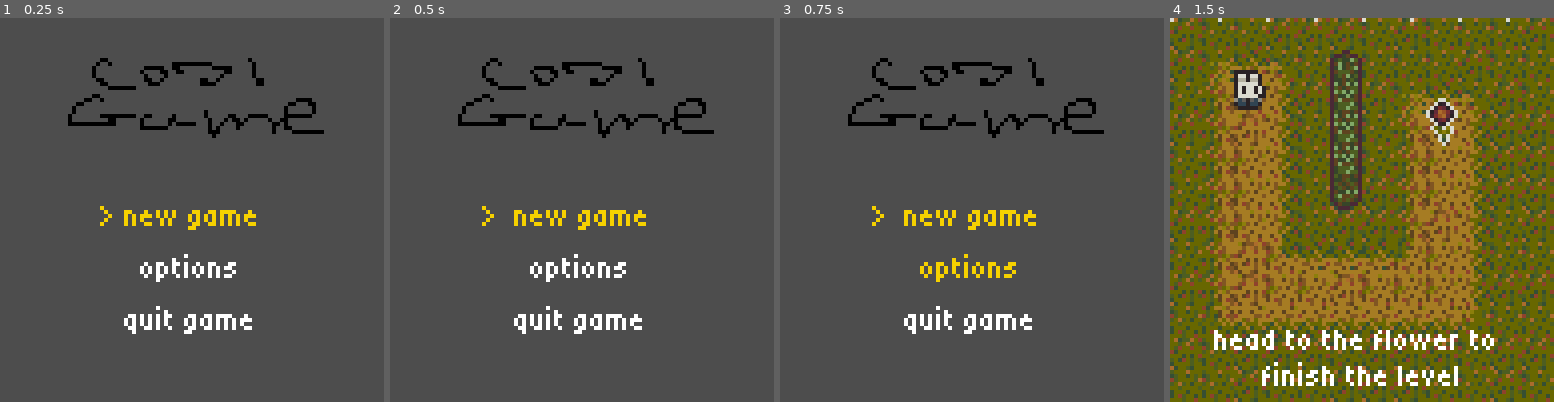
Above: before the commit, frames 1-4 (left to right).
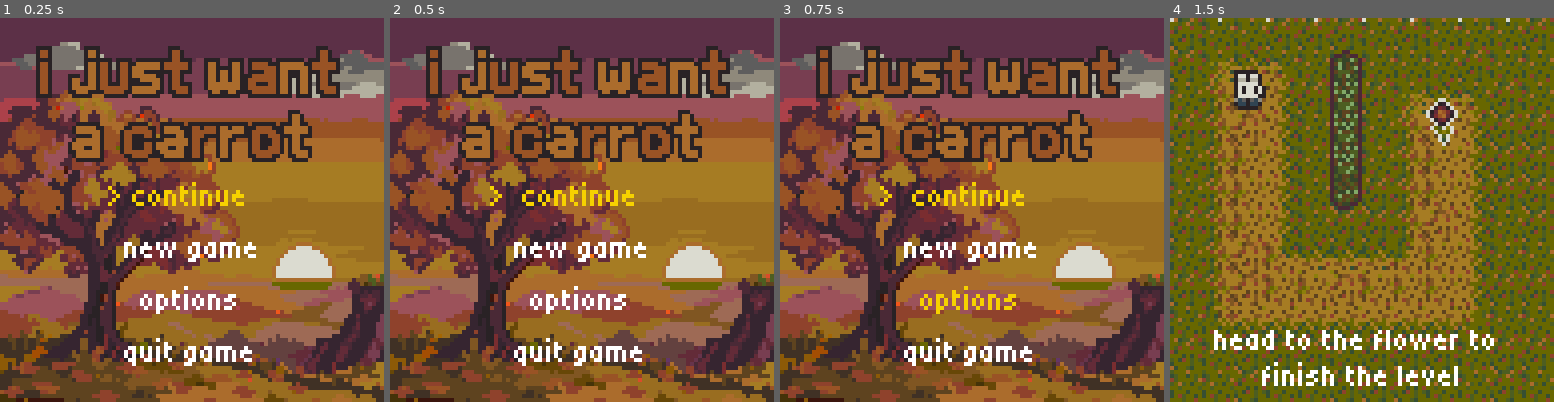
Above: after the commit, the same moments.

Repository: Someone68/cozyfall
Game: Godot game, scene res://scenes/main_menu.tscn
Two runs of this game, one before a commit and one after it. Both use one fixed random seed, a clock stepped at 60 frames per second and the inputs below.
Inputs:
- Up to frame 1 (0.25 s): no input
- Up to frame 2 (0.5 s): no input
- Up to frame 3 (0.75 s): click "options" at 0.5 s
- Up to frame 4 (1.5 s): click "> new game" (after the commit: "new game") at 1.25 s

The runs differ from the first frame. In frame 1, 98% of the frame differs, in the area x 0-100%, y 0-100%; in frame 2, 98%; in frame 3, 98%; in frame 4, nothing differs.
Error after the commit: Invalid assignment of property or key 'visible' with value of type 'bool' on a base object of type 'null instance'. (res://scripts/main_menu.gd:7)

Commit message:
add bg to main menu

Diff:
--- a/scenes/main_menu.tscn
+++ b/scenes/main_menu.tscn
@@ -1,9 +1,9 @@
 [gd_scene format=3 uid="uid://c0q6qq7236nwx"]
 
 [ext_resource type="Theme" uid="uid://cdv0csb0dp43j" path="res://themes/menu_theme.tres" id="1_wu84c"]
-[ext_resource type="Texture2D" uid="uid://c6ce7gf36vi3j" path="res://sprites/title_placeholder.png" id="2_bqqt6"]
 [ext_resource type="Script" uid="uid://dofm4sk6amm4w" path="res://scripts/main_menu.gd" id="2_wu84c"]
 [ext_resource type="PackedScene" uid="uid://benrrbluvikv8" path="res://scenes/warn.tscn" id="3_8ln24"]
+[ext_resource type="Texture2D" uid="uid://x74hxhod55fl" path="res://sprites/rabbit-carrot-cover-art.png" id="3_rtw2f"]
 [ext_resource type="PackedScene" uid="uid://b3ywq4cn53b52" path="res://scenes/select_menu.tscn" id="4_wu84c"]
 
 [node name="Control" type="Control" unique_id=1926708940]
@@ -13,6 +13,12 @@
 offset_bottom = 96.0
 script = ExtResource("2_wu84c")
 WARN_SCREEN = ExtResource("3_8ln24")
+
+[node name="TextureRect" type="TextureRect" parent="." unique_id=672573759]
+layout_mode = 0
+offset_right = 96.0
+offset_bottom = 96.0
+texture = ExtResource("3_rtw2f")
 
 [node name="MainMenu" type="MarginContainer" parent="." unique_id=1471543239]
 layout_mode = 1
@@ -30,43 +36,36 @@
 [node name="VBoxContainer" type="VBoxContainer" parent="MainMenu" unique_id=908047947]
 layout_mode = 2
 theme_override_constants/separation = 7
+alignment = 2
 
-[node name="TextureRect" type="TextureRect" parent="MainMenu/VBoxContainer" unique_id=463689465]
-layout_mode = 2
-texture = ExtResource("2_bqqt6")
-
-[node name="CenterContainer" type="CenterContainer" parent="MainMenu/VBoxContainer" unique_id=1881877339]
-custom_minimum_size = Vector2(0, 48)
+[node name="SelectMenu" parent="MainMenu/VBoxContainer" unique_id=647501129 instance=ExtResource("4_wu84c")]
 layout_mode = 2
 
-[node name="SelectMenu" parent="MainMenu/VBoxContainer/CenterContainer" unique_id=647501129 instance=ExtResource("4_wu84c")]
+[node name="Continue" type="Button" parent="MainMenu/VBoxContainer/SelectMenu" unique_id=615869429]
 layout_mode = 2
-
-[node name="Continue" type="Button" parent="MainMenu/VBoxContainer/CenterContainer/SelectMenu" unique_id=615869429]
 focus_mode = 0
-layout_mode = 2
 text = "continue"
 flat = true
 
-[node name="NewGame" type="Button" parent="MainMenu/VBoxContainer/CenterContainer/SelectMenu" unique_id=1531426439]
+[node name="NewGame" type="Button" parent="MainMenu/VBoxContainer/SelectMenu" unique_id=1531426439]
+layout_mode = 2
 focus_mode = 0
-layout_mode = 2
 text = "new game"
 flat = true
 
-[node name="Options" type="Button" parent="MainMenu/VBoxContainer/CenterContainer/SelectMenu" unique_id=578380013]
+[node name="Options" type="Button" parent="MainMenu/VBoxContainer/SelectMenu" unique_id=578380013]
+layout_mode = 2
 focus_mode = 0
-layout_mode = 2
 text = "options"
 flat = true
 
-[node name="Quit" type="Button" parent="MainMenu/VBoxContainer/CenterContainer/SelectMenu" unique_id=1581533968]
+[node name="Quit" type="Button" parent="MainMenu/VBoxContainer/SelectMenu" unique_id=1581533968]
+layout_mode = 2
 focus_mode = 0
-layout_mode = 2
 text = "quit game"
 flat = true
 
-[connection signal="item_selected" from="MainMenu/VBoxContainer/CenterContainer/SelectMenu" to="." method="_on_select_menu_item_selected"]
-[connection signal="pressed" from="MainMenu/VBoxContainer/CenterContainer/SelectMenu/Continue" to="." method="_on_continue_pressed"]
-[connection signal="pressed" from="MainMenu/VBoxContainer/CenterContainer/SelectMenu/NewGame" to="." method="_on_start_pressed"]
-[connection signal="pressed" from="MainMenu/VBoxContainer/CenterContainer/SelectMenu/Quit" to="." method="_on_quit_pressed"]
+[connection signal="item_selected" from="MainMenu/VBoxContainer/SelectMenu" to="." method="_on_select_menu_item_selected"]
+[connection signal="pressed" from="MainMenu/VBoxContainer/SelectMenu/Continue" to="." method="_on_continue_pressed"]
+[connection signal="pressed" from="MainMenu/VBoxContainer/SelectMenu/NewGame" to="." method="_on_start_pressed"]
+[connection signal="pressed" from="MainMenu/VBoxContainer/SelectMenu/Quit" to="." method="_on_quit_pressed"]
